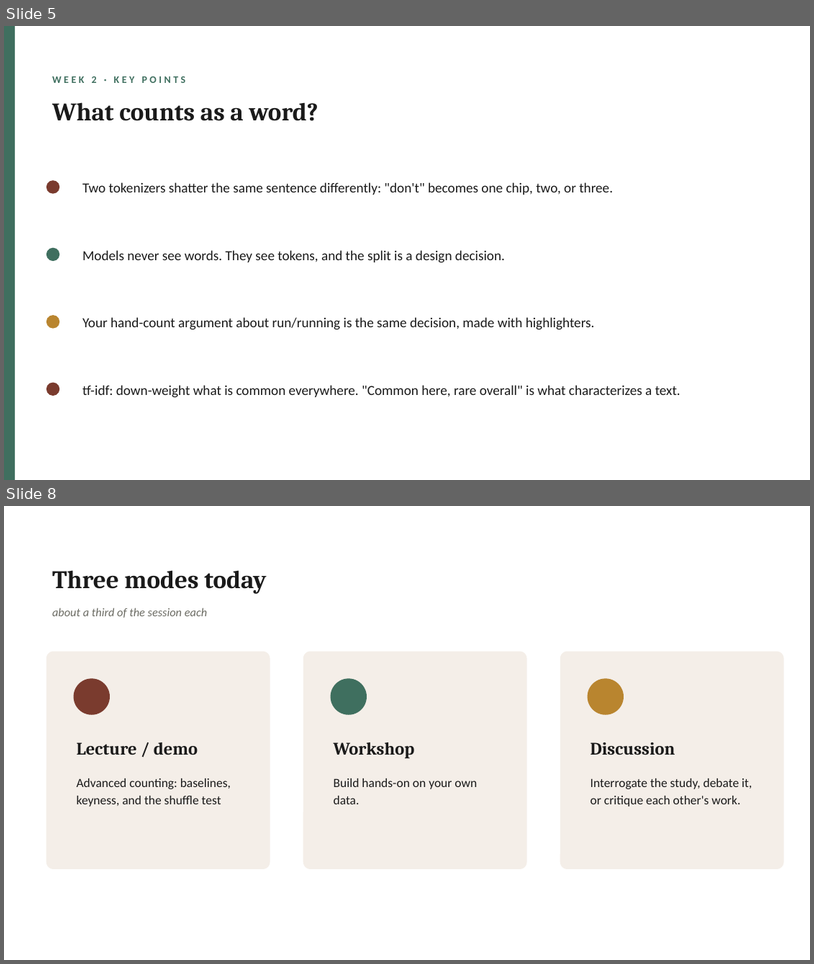
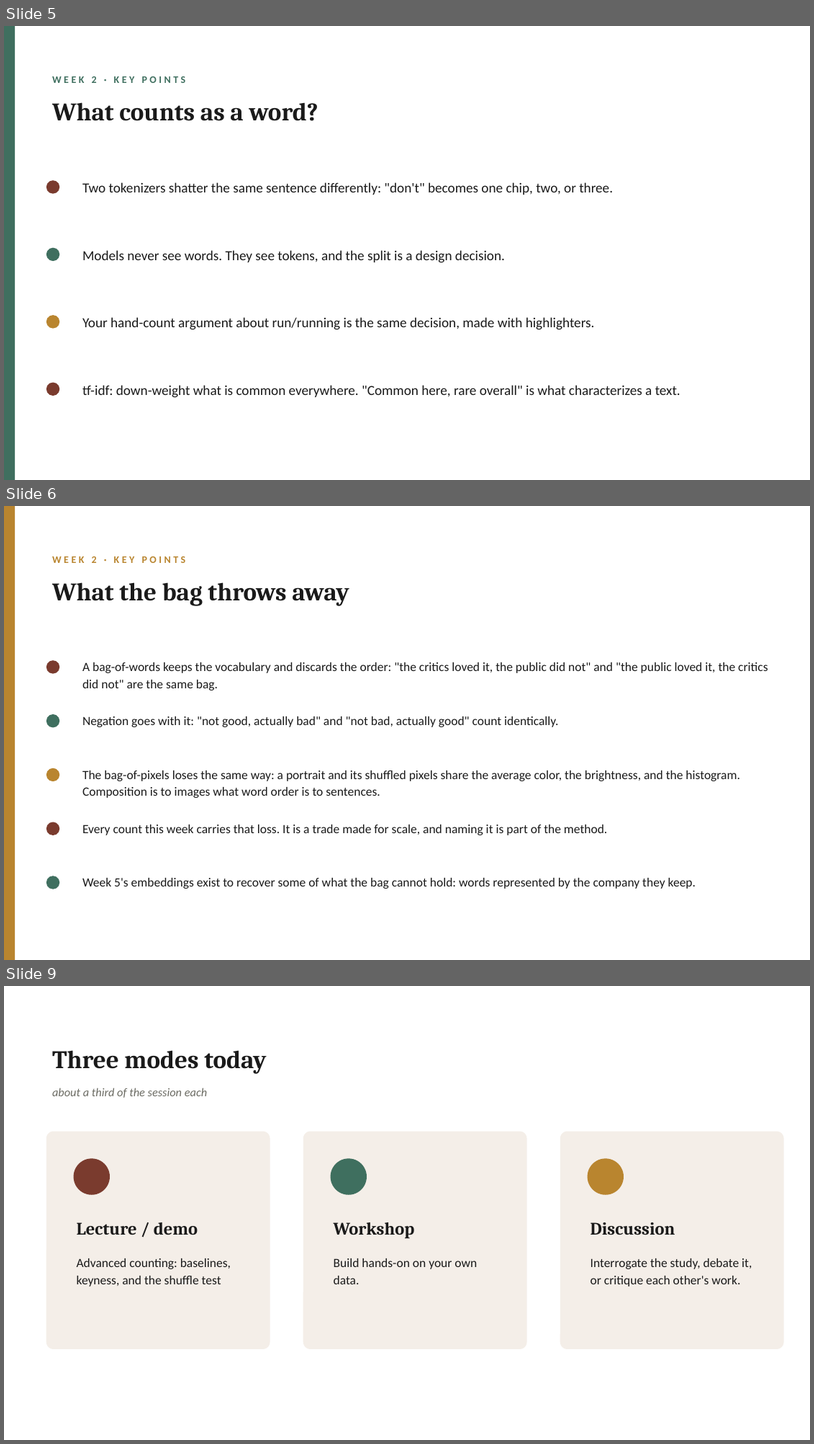
Before and after one commit to lucianli123/culture-as-data-2026, a slide deck: slides/pptx/week-02.pptx. Shown one above the other, each under a label of ours: slides 5 and 8 before the commit, slides 5, 6 and 9 after it; the slides between them are not shown. The pictures are 814x964 and 814x1444 pixels, drawn with LibreOffice and Linux fonts; fonts in the diff are those of the drawing. Boxes give left, top, right and bottom in pixels: in the first picture for what was removed or moved away, otherwise in the second. Text is boxed around its words. In the diff, an @@ line names an element or a change of style, - is before the commit and + after.

```diff
--- a/slides/pptx/week-02.pptx
+++ b/slides/pptx/week-02.pptx
@@ slide 6 added at [4, 506, 810, 960], background #FFFFFF @@
@@ rectangle added at [4, 506, 15, 960], fill #B9852F @@
@@ text added at [52, 556, 186, 563], 12 pt, text #B9852F, bold @@
+WEEK 2 · KEY POINTS
@@ text added at [52, 582, 349, 606], 30 pt, text #1A1A1A, bold @@
+What the bag throws away
@@ ellipse added at [46, 660, 59, 674], fill #7A3B2E @@
@@ text added at [82, 662, 768, 690], 15 pt, text #1A1A1A @@
+A bag-of-words keeps the vocabulary and discards the order: "the critics loved it, the public did not" and "the public loved it, the critics did not" are the same bag.
@@ ellipse added at [46, 714, 59, 728], fill #3F6F5F @@
@@ text added at [82, 716, 558, 727], 15 pt, text #1A1A1A @@
+Negation goes with it: "not good, actually bad" and "not bad, actually good" count identically.
@@ ellipse added at [46, 768, 59, 781], fill #B9852F @@
@@ text added at [82, 770, 740, 798], 15 pt, text #1A1A1A @@
+The bag-of-pixels loses the same way: a portrait and its shuffled pixels share the average color, the brightness, and the histogram. Composition is to images what word order is to sentences.
@@ ellipse added at [46, 822, 59, 835], fill #7A3B2E @@
@@ text added at [82, 824, 607, 835], 15 pt, text #1A1A1A @@
+Every count this week carries that loss. It is a trade made for scale, and naming it is part of the method.
@@ ellipse added at [46, 875, 59, 889], fill #3F6F5F @@
@@ text added at [82, 878, 696, 888], 15 pt, text #1A1A1A @@
+Week 5's embeddings exist to recover some of what the bag cannot hold: words represented by the company they keep.
@@ what was slide 8 is now slide 9 @@
```
Also in this commit, not shown: 3 slides changed, 15 other files.
